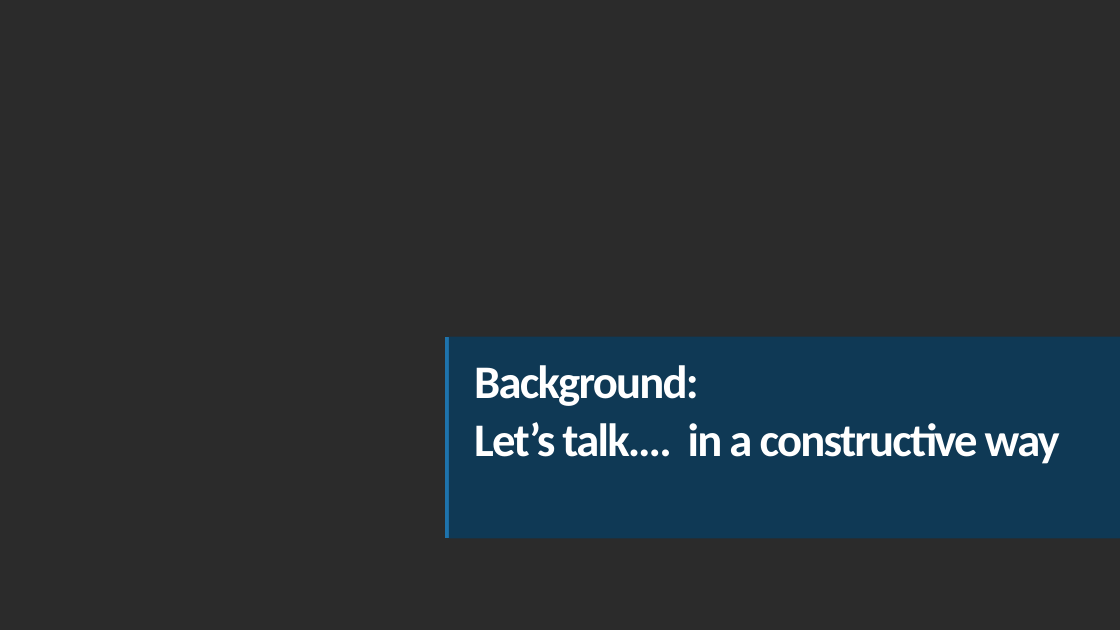
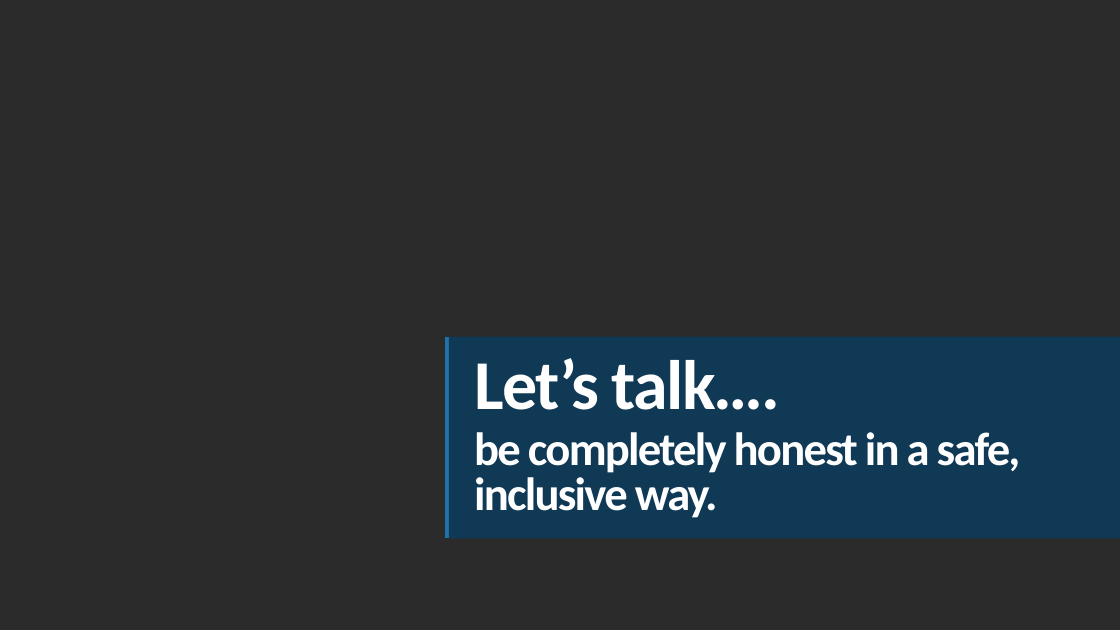
Before and after one commit to andiosika/NLP-to-identify-toxic-or-abusive-language-for-online-conversation-using-Keras-Deep-Learning-Models, a slide deck: slide 2 of NonToxic_Communication.pptx. Drawn at 1120x630 pixels with LibreOffice and Linux fonts; fonts in the diff are those of the drawing; background and template pictures are left out; a plain dark background stands for a picture behind light text. Boxes give left, top, right and bottom in pixels: in the first picture for what was removed or moved away, otherwise in the second. Text is boxed around its words. In the diff, an @@ line names an element or a change of style, - is before the commit and + after.

```diff
--- a/NonToxic_Communication.pptx
+++ b/NonToxic_Communication.pptx
@@ text at [474,358,1021,518]: text changed @@
-Background:
-Let’s talk…. in a constructive way
+Let’s talk….
+be completely honest in a safe, inclusive way.
```
Also in this commit, not shown: 8 other slides changed, 8 other files.
